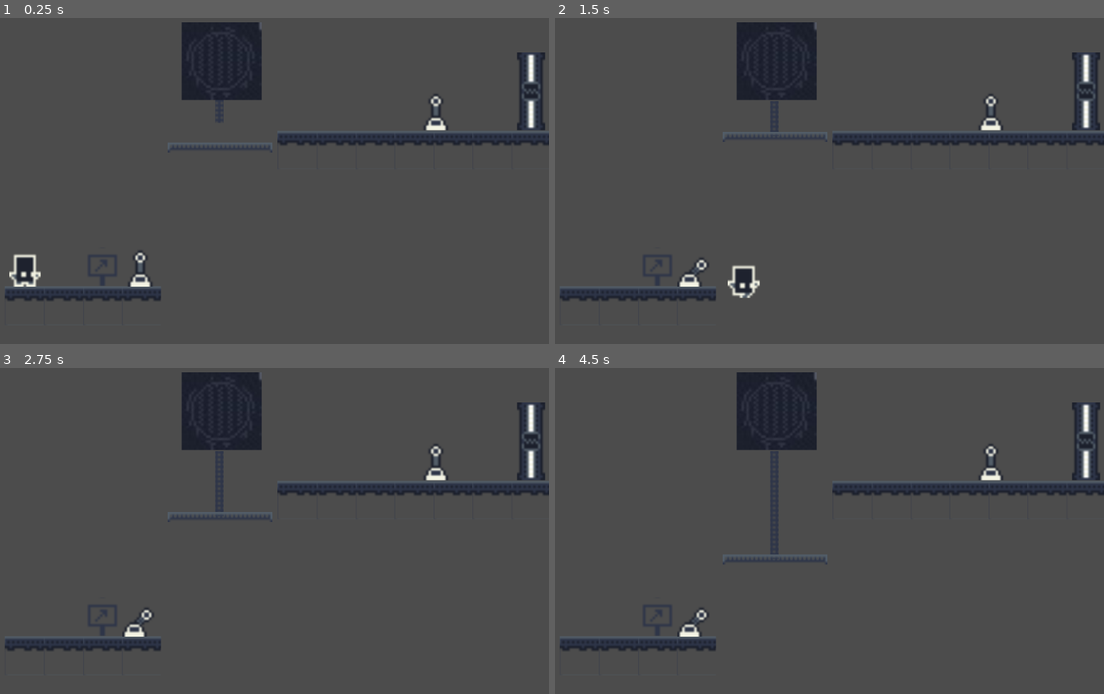
Above: before the commit, frames 1-4 (two rows, left to right).
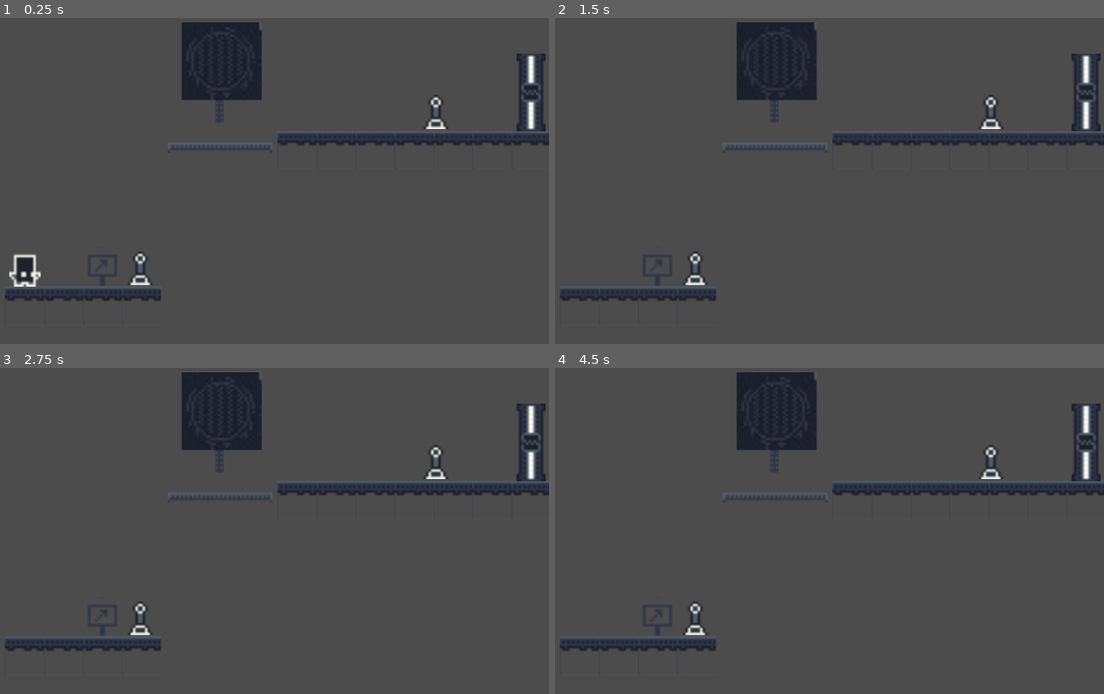
Above: after the commit, the same moments.

Repository: JuanG10/minion3
Game: Godot game, scene res://escenas/niveles/Tutorial_mecanicas_basicas.tscn
Same seed, same stepped clock (60 frames per second), same inputs: the game is played once before the commit and once after it. The project has no main scene, so this scene is started directly.
Inputs:
- Up to frame 1 (0.25 s): no input
- Up to frame 2 (1.5 s): tap Enter at 0.5 s; hold Right (ui_right) from 0.53 s (still down); tap V (abrir_puerta) at 0.6 s; tap Up (ui_up) at 0.77, 1.07 s; tap X (bajar_cadena) at 0.8, 1.35 s
- Up to frame 3 (2.75 s): tap Up (ui_up) at 1.52, 1.82 s; tap Z (subir_cadena) at 1.55, 2.1 s; release Right (ui_right) at 2.03 s; hold Left (ui_left) from 2.03 s (still down); hold Up (ui_up) from 2.03 s (still down)
- Up to frame 4 (4.5 s): release Left (ui_left) at 2.78 s; release Up (ui_up) at 2.78 s; hold Right (ui_right) 2.78-4.28 s; tap Up (ui_up) at 2.85, 3.02, 3.32, 3.77, 4.07 s; tap V (abrir_puerta) at 3.05, 3.6 s; tap X (bajar_cadena) at 3.8, 4.35 s; hold Left (ui_left) from 4.28 s (still down)

The runs differ from the first frame. In frame 1, 0.3% of the frame differs, in the area x 23-100%, y 10-83%; in frame 2, 1.2%, in the area x 22-100%, y 10-86%; in frame 3, 0.8%; in frame 4, 1.0%.

Commit message:
mergeConRamaAle

Diff:
--- a/escenas/niveles/Tutorial clones.tscn
+++ b/escenas/niveles/Tutorial clones.tscn
@@ -353,11 +353,11 @@
 position = Vector2( 57.1949, 28.9727 )
 
 [node name="Robot" parent="." instance=ExtResource( 3 )]
-position = Vector2( 66.711, -69.8258 )
+position = Vector2( 65.8701, -69.4053 )
 id = 1
 
 [node name="Robot2" parent="." instance=ExtResource( 3 )]
-position = Vector2( 172.715, 25.3701 )
+position = Vector2( 177.179, 26.1832 )
 id = 1
 
 [node name="Robot3" parent="." instance=ExtResource( 3 )]
--- a/escenas/niveles/Tutorial_mecanicas_basicas.tscn
+++ b/escenas/niveles/Tutorial_mecanicas_basicas.tscn
@@ -351,6 +351,7 @@
 
 [node name="Palanca" parent="." instance=ExtResource( 6 )]
 position = Vector2( 56.1212, -7.72186 )
+acciono = "Cadena"
 
 [node name="CadenaYGancho" parent="." instance=ExtResource( 3 )]
 position = Vector2( 90, -63 )
@@ -360,3 +361,4 @@
 
 [node name="Sprite" parent="." instance=ExtResource( 6 )]
 position = Vector2( 177.57, -72.1077 )
+acciono = "Puerta"
--- a/escenas/niveles/Tutorial placas de presion.tscn
+++ b/escenas/niveles/Tutorial_placa_de_salto_y_puentes.tscn
@@ -1,6 +1,12 @@
-[gd_scene load_steps=11 format=2]
+[gd_scene load_steps=17 format=2]
 
 [ext_resource path="res://sprites/nuestrosSprites.png" type="Texture" id=1]
+[ext_resource path="res://escenas/objetos/Plataforma_de_salto.tscn" type="PackedScene" id=2]
+[ext_resource path="res://escenas/objetos/Jugador.tscn" type="PackedScene" id=3]
+[ext_resource path="res://escenas/objetos/Rejilla.tscn" type="PackedScene" id=4]
+[ext_resource path="res://escenas/objetos/Palanca.tscn" type="PackedScene" id=5]
+[ext_resource path="res://escenas/objetos/Puerta.tscn" type="PackedScene" id=6]
+[ext_resource path="res://escenas/objetos/Suelo.tscn" type="PackedScene" id=7]
 
 [sub_resource type="ConvexPolygonShape2D" id=1]
 points = PoolVector2Array( 0, 0, 16, 0, 16, 4.51554, 0, 4.51554 )
@@ -335,7 +341,60 @@
 tile_set = SubResource( 9 )
 cell_size = Vector2( 16, 16 )
 format = 1
-tile_data = PoolIntArray( -589818, 18, 0, -524282, 18, 0, -524273, 11, 0, -458746, 18, 0, -393210, 9, 0, -393209, 1, 2, -393208, 1, 2, -393207, 1, 2, -393206, 1, 2, -393205, 1, 2, -393204, 1, 2, -393203, 1, 2, -393202, 1, 2, -393201, 1, 2, -131065, 12, 0, -65536, 15, 0, -65532, 14, 0, -65525, 17, 0, -65521, 7, 0, 0, 1, 2, 1, 1, 2, 2, 1, 2, 3, 1, 2, 4, 1, 2, 5, 1, 2, 6, 1, 2, 7, 1, 2, 8, 1, 2, 9, 1, 2, 10, 1, 2, 11, 1, 2, 12, 1, 2, 13, 1, 2, 14, 1, 2, 15, 1, 2 )
+tile_data = PoolIntArray( -262134, 1, 2, -262133, 1, 2, -262132, 1, 2, -65535, 2, 131072, 0, 1, 2, 1, 1, 2, 2, 1, 2, 3, 1, 2, 4, 1, 2, 6, 1, 2, 7, 1, 2, 8, 1, 2, 9, 1, 2, 10, 1, 2, 11, 1, 2, 12, 1, 2 )
 __meta__ = {
 "_editor_description_": ""
 }
+
+[node name="Jugador" parent="." instance=ExtResource( 3 )]
+position = Vector2( 69.6515, -72.0295 )
+
+[node name="Plataforma_de_salto" parent="." instance=ExtResource( 2 )]
+position = Vector2( 88.2254, 6.7317 )
+
+[node name="Camera2D" type="Camera2D" parent="."]
+position = Vector2( 103.939, -46.2755 )
+current = true
+zoom = Vector2( 0.2, 0.23 )
+
+[node name="Rejilla" parent="." instance=ExtResource( 4 )]
+position = Vector2( 151.74, -57.2016 )
+
+[node name="Rejilla2" parent="." instance=ExtResource( 4 )]
+position = Vector2( 103.139, -57.513 )
+
+[node name="Rejilla3" parent="." instance=ExtResource( 4 )]
+position = Vector2( 119.234, -57.3444 )
+
+[node name="Rejilla4" parent="." instance=ExtResource( 4 )]
+position = Vector2( 135.563, -57.2434 )
+
+[node name="Palanca" parent="." instance=ExtResource( 5 )]
+position = Vector2( 69.5247, -7.0526 )
+acciono = "Plataforma_de_salto"
+
+[node name="Palanca2" parent="." instance=ExtResource( 5 )]
+position = Vector2( 200.414, -9.26086 )
+acciono = "Rejilla"
+
+[node name="Palanca3" parent="." instance=ExtResource( 5 )]
+position = Vector2( 25.3254, -71.8253 )
+acciono = "Puerta"
+
+[node name="Puerta" parent="." instance=ExtResource( 6 )]
+position = Vector2( 198.559, -79.2423 )
+
+[node name="Suelo" parent="." instance=ExtResource( 7 )]
+position = Vector2( -19.8321, -53.7082 )
+
+[node name="Suelo5" parent="." instance=ExtResource( 7 )]
+position = Vector2( 1.23692, -53.4751 )
+
+[node name="Suelo2" parent="." instance=ExtResource( 7 )]
+position = Vector2( -40.697, -53.7145 )
+
+[node name="Suelo3" parent="." instance=ExtResource( 7 )]
+position = Vector2( -61.0479, -53.7396 )
+
+[node name="Suelo4" parent="." instance=ExtResource( 7 )]
+position = Vector2( -81.3579, -53.806 )
--- a/escenas/niveles/Tutorial placa de salto y puentes.tscn
+++ b/escenas/niveles/Tutorial_placas_de_presion.tscn
@@ -1,6 +1,13 @@
-[gd_scene load_steps=11 format=2]
+[gd_scene load_steps=18 format=2]
 
 [ext_resource path="res://sprites/nuestrosSprites.png" type="Texture" id=1]
+[ext_resource path="res://escenas/objetos/Placa_de_presion.tscn" type="PackedScene" id=2]
+[ext_resource path="res://escenas/objetos/Jugador.tscn" type="PackedScene" id=3]
+[ext_resource path="res://escenas/objetos/Palanca.tscn" type="PackedScene" id=4]
+[ext_resource path="res://escenas/objetos/CadenaYGancho.tscn" type="PackedScene" id=5]
+[ext_resource path="res://escenas/objetos/Puerta.tscn" type="PackedScene" id=6]
+[ext_resource path="res://escenas/objetos/Robot_station.tscn" type="PackedScene" id=7]
+[ext_resource path="res://escenas/objetos/Robot.tscn" type="PackedScene" id=8]
 
 [sub_resource type="ConvexPolygonShape2D" id=1]
 points = PoolVector2Array( 0, 0, 16, 0, 16, 4.51554, 0, 4.51554 )
@@ -335,7 +342,36 @@
 tile_set = SubResource( 9 )
 cell_size = Vector2( 16, 16 )
 format = 1
-tile_data = PoolIntArray( -393203, 11, 0, -327669, 7, 0, -262144, 1, 2, -262143, 1, 2, -262142, 1, 2, -262141, 1, 2, -262140, 1, 2, -262139, 1, 2, -262138, 1, 2, -262137, 16, 0, -262136, 16, 0, -262135, 16, 0, -262134, 16, 0, -262133, 1, 2, -262132, 1, 2, -262131, 1, 2, -65536, 15, 0, -65535, 2, 131072, -65531, 7, 0, -65523, 7, 0, 0, 1, 2, 1, 1, 2, 2, 1, 2, 3, 1, 2, 4, 1, 2, 5, 1, 2, 6, 0, 0, 7, 1, 2, 8, 1, 2, 9, 1, 2, 10, 1, 2, 11, 1, 2, 12, 1, 2, 13, 1, 2 )
+tile_data = PoolIntArray( -393209, 1, 2, -393208, 1, 2, -393207, 1, 2, -393206, 1, 2, -393205, 1, 2, -393204, 1, 2, -393203, 1, 2, -393202, 1, 2, -393201, 1, 2, 0, 1, 2, 1, 1, 2, 2, 1, 2, 3, 1, 2, 4, 1, 2, 5, 1, 2, 6, 1, 2, 7, 1, 2, 8, 1, 2, 9, 1, 2, 10, 1, 2, 11, 1, 2, 12, 1, 2, 13, 1, 2, 14, 1, 2, 15, 1, 2 )
 __meta__ = {
 "_editor_description_": ""
 }
+
+[node name="Jugador" parent="." instance=ExtResource( 3 )]
+position = Vector2( 213.365, -11.6477 )
+
+[node name="Placa_de_presion" parent="." instance=ExtResource( 2 )]
+position = Vector2( 174.73, -1.94247 )
+accionar = "Cadena"
+
+[node name="Camera2D" type="Camera2D" parent="."]
+position = Vector2( 174.63, -83.2353 )
+current = true
+zoom = Vector2( 0.4, 0.4 )
+
+[node name="Puerta" parent="." instance=ExtResource( 6 )]
+position = Vector2( 249.278, -110.422 )
+
+[node name="CadenaYGancho" parent="." instance=ExtResource( 5 )]
+position = Vector2( 91.887, -89.6158 )
+
+[node name="Palanca" parent="." instance=ExtResource( 4 )]
+position = Vector2( 250.273, -7.36509 )
+acciono = "Puerta"
+
+[node name="Robot" parent="." instance=ExtResource( 8 )]
+position = Vector2( 27.7043, -8.47783 )
+id = 1
+
+[node name="Robot_station" parent="." instance=ExtResource( 7 )]
+position = Vector2( 141.038, -18.8995 )
--- a/escenas/objetos/CadenaYGancho.tscn
+++ b/escenas/objetos/CadenaYGancho.tscn
@@ -1,16 +1,20 @@
-[gd_scene load_steps=7 format=2]
+[gd_scene load_steps=8 format=2]
 
 [ext_resource path="res://escenas/objetos/Cadena.tscn" type="PackedScene" id=1]
 [ext_resource path="res://escenas/objetos/Gancho.tscn" type="PackedScene" id=2]
 [ext_resource path="res://sprites/plataforma_gancho.png" type="Texture" id=3]
 [ext_resource path="res://sprites/Caja.jpg" type="Texture" id=4]
 [ext_resource path="res://scripts/Gancho.gd" type="Script" id=5]
+[ext_resource path="res://scripts/CadenaYGancho.gd" type="Script" id=6]
 
 [sub_resource type="RectangleShape2D" id=1]
 extents = Vector2( 20.9434, 1.76563 )
 
-[node name="CadenaYGancho" type="Node2D"]
+[node name="CadenaYGancho" type="Node2D" groups=[
+"Cadena",
+]]
 position = Vector2( 61.1165, -105.79 )
+script = ExtResource( 6 )
 __meta__ = {
 "_edit_group_": true
 }
--- a/escenas/objetos/Palanca.tscn
+++ b/escenas/objetos/Palanca.tscn
@@ -1,26 +1,41 @@
-[gd_scene load_steps=4 format=2]
+[gd_scene load_steps=9 format=2]
 
-[ext_resource path="res://sprites/Palanca.png" type="Texture" id=1]
+[ext_resource path="res://sprites/palanca/palanca4.png" type="Texture" id=1]
 [ext_resource path="res://scripts/Palanca.gd" type="Script" id=2]
+[ext_resource path="res://sprites/palanca/palanca5.png" type="Texture" id=3]
+[ext_resource path="res://sprites/palanca/palanca2.png" type="Texture" id=4]
+[ext_resource path="res://sprites/palanca/palanca3.png" type="Texture" id=5]
+[ext_resource path="res://sprites/palanca/palanca1.png" type="Texture" id=6]
 
+[sub_resource type="SpriteFrames" id=1]
+animations = [ {
+"frames": [ ExtResource( 6 ), ExtResource( 4 ), ExtResource( 5 ), ExtResource( 1 ), ExtResource( 3 ) ],
+"loop": true,
+"name": "default",
+"speed": 5.0
+} ]
 
-[sub_resource type="CapsuleShape2D" id=1]
+[sub_resource type="CapsuleShape2D" id=2]
 radius = 7.91365
 height = 0.0
 
-[node name="Sprite" type="Sprite"]
+[node name="Palanca" type="Sprite"]
 position = Vector2( 40.612, 95.8739 )
-texture = ExtResource( 1 )
 hframes = 5
 frame = 2
 region_enabled = true
 region_rect = Rect2( 0, 0, 74, 16 )
 script = ExtResource( 2 )
 
+[node name="AnimatedSprite" type="AnimatedSprite" parent="."]
+position = Vector2( -0.530331, 0.353546 )
+frames = SubResource( 1 )
+speed_scale = 2.0
+
 [node name="Area2D" type="Area2D" parent="."]
 
 [node name="CollisionShape2D" type="CollisionShape2D" parent="Area2D"]
-position = Vector2( -0.749153, 1.31101 )
-shape = SubResource( 1 )
+position = Vector2( 1.21515, 1.03039 )
+shape = SubResource( 2 )
 [connection signal="body_entered" from="Area2D" to="." method="_on_Area2D_body_entered"]
 [connection signal="body_exited" from="Area2D" to="." method="_on_Area2D_body_exited"]
--- /dev/null
+++ b/escenas/objetos/Placa_de_presion.tscn
@@ -0,0 +1,20 @@
+[gd_scene load_steps=4 format=2]
+
+[ext_resource path="res://sprites/Placa de presion/Placa de presion.png" type="Texture" id=1]
+[ext_resource path="res://scripts/Placa_de_presion.gd" type="Script" id=2]
+
+[sub_resource type="RectangleShape2D" id=1]
+extents = Vector2( 7.99687, 2.19936 )
+
+[node name="Palanca_de_presion" type="Sprite"]
+position = Vector2( 29.5815, 27.6491 )
+texture = ExtResource( 1 )
+hframes = 2
+script = ExtResource( 2 )
+
+[node name="Area2D" type="Area2D" parent="."]
+
+[node name="CollisionShape2D" type="CollisionShape2D" parent="Area2D"]
+shape = SubResource( 1 )
+[connection signal="body_entered" from="Area2D" to="." method="_on_Area2D_body_entered"]
+[connection signal="body_exited" from="Area2D" to="." method="_on_Area2D_body_exited"]
--- /dev/null
+++ b/escenas/objetos/Plataforma_de_salto.tscn
@@ -0,0 +1,33 @@
+[gd_scene load_steps=6 format=2]
+
+[ext_resource path="res://scripts/Plataforma_de_salto_sprite.gd" type="Script" id=1]
+[ext_resource path="res://sprites/Plataforma de salto/Plataforma de salto.png" type="Texture" id=2]
+[ext_resource path="res://scripts/Plataforma_de_salto_static.gd" type="Script" id=3]
+
+[sub_resource type="RectangleShape2D" id=1]
+extents = Vector2( 8.07241, 8.43641 )
+
+[sub_resource type="RectangleShape2D" id=2]
+extents = Vector2( 7.98402, 8.17124 )
+
+[node name="Plataforma_de_salto" type="StaticBody2D" groups=[
+"Plataforma_de_salto",
+]]
+script = ExtResource( 3 )
+
+[node name="Sprite" type="Sprite" parent="."]
+texture = ExtResource( 2 )
+hframes = 2
+script = ExtResource( 1 )
+
+[node name="Area2D" type="Area2D" parent="Sprite"]
+
+[node name="CollisionShape2D" type="CollisionShape2D" parent="Sprite/Area2D"]
+position = Vector2( -0.0883904, 1.67938 )
+shape = SubResource( 1 )
+
+[node name="CollisionShape2D" type="CollisionShape2D" parent="."]
+position = Vector2( -0.176777, 1.50261 )
+shape = SubResource( 2 )
+[connection signal="body_entered" from="Sprite/Area2D" to="Sprite" method="_on_Area2D_body_entered"]
+[connection signal="body_exited" from="Sprite/Area2D" to="Sprite" method="_on_Area2D_body_exited"]
--- a/escenas/objetos/Puerta.tscn
+++ b/escenas/objetos/Puerta.tscn
@@ -1,26 +1,31 @@
-[gd_scene load_steps=7 format=2]
+[gd_scene load_steps=8 format=2]
 
 [ext_resource path="res://sprites/Puerta/Puerta1.png" type="Texture" id=1]
-[ext_resource path="res://scripts/Puerta.gd" type="Script" id=2]
+[ext_resource path="res://scripts/Puerta_2.gd" type="Script" id=2]
 [ext_resource path="res://sprites/Puerta/Puerta2.png" type="Texture" id=3]
 [ext_resource path="res://sprites/Puerta/Puerta3.png" type="Texture" id=4]
 [ext_resource path="res://sprites/Puerta/Puerta4.png" type="Texture" id=5]
 
 
-[sub_resource type="SpriteFrames" id=1]
+[sub_resource type="RectangleShape2D" id=1]
+extents = Vector2( 6.3132, 16.0446 )
+
+[sub_resource type="SpriteFrames" id=2]
 animations = [ {
 "frames": [ ExtResource( 1 ), ExtResource( 3 ), ExtResource( 4 ), ExtResource( 5 ) ],
-"loop": false,
-"name": "default",
+"loop": true,
+"name": "New Anim",
 "speed": 5.0
 } ]
 
-[node name="Puerta" type="Sprite"]
-position = Vector2( -12.6463, 20.5405 )
-scale = Vector2( 0.964685, 1 )
-hframes = 4
+[node name="Puerta" type="StaticBody2D" groups=[
+"Puerta",
+]]
 script = ExtResource( 2 )
 
+[node name="CollisionShape2D" type="CollisionShape2D" parent="."]
+shape = SubResource( 1 )
+
 [node name="AnimatedSprite" type="AnimatedSprite" parent="."]
-position = Vector2( 3.8147e-06, -0.529728 )
-frames = SubResource( 1 )
+frames = SubResource( 2 )
+animation = "New Anim"
--- /dev/null
+++ b/escenas/objetos/Rejilla.tscn
@@ -0,0 +1,30 @@
+[gd_scene load_steps=8 format=2]
+
+[ext_resource path="res://sprites/Rejillas/Rejilla 1.png" type="Texture" id=1]
+[ext_resource path="res://sprites/Rejillas/Rejilla 2.png" type="Texture" id=2]
+[ext_resource path="res://sprites/Rejillas/Rejilla 3.png" type="Texture" id=3]
+[ext_resource path="res://sprites/Rejillas/Rejilla 4.png" type="Texture" id=4]
+[ext_resource path="res://scripts/Rejilla.gd" type="Script" id=5]
+
+[sub_resource type="SpriteFrames" id=1]
+animations = [ {
+"frames": [ ExtResource( 1 ), ExtResource( 2 ), ExtResource( 3 ), ExtResource( 4 ) ],
+"loop": true,
+"name": "default",
+"speed": 5.0
+} ]
+
+[sub_resource type="RectangleShape2D" id=2]
+extents = Vector2( 8.05067, 7.01416 )
+
+[node name="Rejilla" type="StaticBody2D" groups=[
+"Rejilla",
+]]
+script = ExtResource( 5 )
+
+[node name="AnimatedSprite" type="AnimatedSprite" parent="."]
+frames = SubResource( 1 )
+
+[node name="CollisionShape2D" type="CollisionShape2D" parent="."]
+shape = SubResource( 2 )
+disabled = true
--- /dev/null
+++ b/escenas/objetos/Suelo.tscn
@@ -0,0 +1,17 @@
+[gd_scene load_steps=3 format=2]
+
+[ext_resource path="res://sprites/Suelo/Suelo.png" type="Texture" id=1]
+
+[sub_resource type="RectangleShape2D" id=1]
+extents = Vector2( 10.6312, 2.26107 )
+
+[node name="StaticBody2D" type="StaticBody2D"]
+
+[node name="Sprite" type="Sprite" parent="."]
+position = Vector2( 83.6976, -8.21084 )
+texture = ExtResource( 1 )
+
+[node name="CollisionShape2D" type="CollisionShape2D" parent="."]
+position = Vector2( 83.3805, -8.91795 )
+shape = SubResource( 1 )
+one_way_collision = true
--- a/project.godot
+++ b/project.godot
@@ -34,6 +34,11 @@
 "events": [ Object(InputEventKey,"resource_local_to_scene":false,"resource_name":"","device":0,"alt":false,"shift":false,"control":false,"meta":false,"command":false,"pressed":false,"scancode":86,"unicode":0,"echo":false,"script":null)
  ]
 }
+Accionar_palanca={
+"deadzone": 0.5,
+"events": [ Object(InputEventKey,"resource_local_to_scene":false,"resource_name":"","device":0,"alt":false,"shift":false,"control":false,"meta":false,"command":false,"pressed":false,"scancode":88,"unicode":0,"echo":false,"script":null)
+ ]
+}
 
 [rendering]
 
--- a/scripts/Cadena.gd
+++ b/scripts/Cadena.gd
@@ -2,40 +2,39 @@
 
 var velocidad = 800
 
-var esta_bajando  = false
-var esta_subiendo = false
-
 var aceleracion = 0
-
-var bajar_cadena = 389
-
-var subir_cadena = 389
 
 onready var jugador = get_parent().get_parent().get_node("Jugador")
 
+var activado     = false
+
+var limite_bajada = 400
+
+var limite_subida = 0
+
+
 func _physics_process(delta):
 	aceleracion = velocidad * delta
-	if bajar_cadena > 0 && esta_bajando:
-		subirBajar()
-		velocidad += 10
-		bajar_cadena -= 1
-	if subir_cadena > 0 && esta_subiendo:
-		subirBajar()
-		velocidad -= 10
-		bajar_cadena += 1
-		subir_cadena -= 1
+	if activado && limite_bajada > 0:
+		movimiento_cadena(10)
+		limite_bajada -= 1
+		limite_subida += 1
+	elif !activado && limite_subida > 0:
+		movimiento_cadena(-10)
+		limite_subida -=1
+		limite_bajada +=1
+
+
+func movimiento_cadena(n):
+	region_rect = Rect2(0,0,region_rect.size.x, aceleracion)
+	set_offset(Vector2(get_offset().x,aceleracion / 2))
+	velocidad += n
+
+
+
 
 func activar():
-	region_rect = Rect2(0,0,region_rect.size.x, aceleracion)
-	set_offset(Vector2(get_offset().x,aceleracion / 2))
-func subirBajar():
-	region_rect = Rect2(0,0,region_rect.size.x, aceleracion)
-	set_offset(Vector2(get_offset().x,aceleracion / 2))
+	activado    = true
 
-func bajar_Cadena():
-	esta_bajando = true
-	esta_subiendo = false
-
-func subir_Cadena():
-	esta_subiendo = true
-	esta_bajando = false
+func  desactivar():
+	activado    = false
--- /dev/null
+++ b/scripts/CadenaYGancho.gd
@@ -0,0 +1,13 @@
+extends Node2D
+
+var cadena
+
+func _ready():
+	cadena = get_child(0)
+
+func activar():
+	cadena.activar()
+
+
+func desactivar():
+	cadena.desactivar()
--- a/scripts/Palanca.gd
+++ b/scripts/Palanca.gd
@@ -1,30 +1,33 @@
-extends Sprite
+extends "res://scripts/gamehadler.gd"
 
-var bajo_cadena = false
-signal accionar
-var puedo_bajar_cadena = false
-var puede_subir_cadena = false
-var puede_abrir_puerta = false
+
+var puedo_accionar = false
+
+
+var puedo_desactivar = false
+
+func _ready():
+	escenas_a_accionar = get_tree().get_nodes_in_group(acciono)
 
 func _physics_process(delta):
-	if Input.is_action_just_pressed("bajar_cadena") && puedo_bajar_cadena:
-		frame = 0
-		get_parent().get_node("CadenaYGancho").get_child(0).bajar_Cadena()
-	elif Input.is_action_just_pressed("subir_cadena") && puede_subir_cadena:
-		frame = 4
-		get_parent().get_node("CadenaYGancho").get_child(0).subir_Cadena()
-	elif Input.is_action_just_pressed("abrir_puerta") && puede_abrir_puerta:
-		get_parent().get_node("Puerta").puerta_abierta()
-		frame = 0
+	if puedo_accionar && !puedo_desactivar && Input.is_action_just_pressed("Accionar_palanca") :
+		$AnimatedSprite.frame = 4
+		activar_plataformas()
+		puedo_desactivar = true
+		stop_animation(2)
+		$AnimatedSprite.frame = 2
+	elif puedo_desactivar && Input.is_action_just_pressed("Accionar_palanca"):
+		$AnimatedSprite.frame = 1
+		desactivar_plataformas()
+		stop_animation(0)
+		puedo_desactivar = false
+
 
 
 func _on_Area2D_body_entered(body):
 	if(body.get_name() == "Jugador"):
-		puedo_bajar_cadena = true
-		puede_subir_cadena = true
-		puede_abrir_puerta = true
+		puedo_accionar = true
 
 func _on_Area2D_body_exited(body):
-	 puedo_bajar_cadena = false
-	 puede_subir_cadena = false
-	 puede_abrir_puerta = false
+	 puedo_accionar = false
+	 puedo_desactivar = false
--- /dev/null
+++ b/scripts/Placa_de_presion.gd
@@ -0,0 +1,29 @@
+extends Sprite
+
+var puede_accionar = false
+
+export (String) var accionar
+
+var  escena_actual
+
+func _ready():
+	escena_actual = get_tree().get_nodes_in_group(accionar)[0]
+
+func _physics_process(delta):
+	if puede_accionar:
+		frame = 1
+		escena_actual.activar()
+	else:
+		frame = 0
+		escena_actual.desactivar()
+
+
+func _on_Area2D_body_entered(body):
+	if(body.get_name() == "Jugador"):
+		puede_accionar = true
+
+
+
+func _on_Area2D_body_exited(body):
+	if(body.get_name() == "Jugador"):
+		puede_accionar = false
--- /dev/null
+++ b/scripts/Plataforma_de_salto_sprite.gd
@@ -0,0 +1,22 @@
+extends Sprite
+
+var activado = false
+
+func activar():
+	activado = true
+
+func desactivar():
+	activado = false
+
+func _on_Area2D_body_entered(body):
+	if(body.get_name() == "Jugador"):
+		if activado:
+			print("hola")
+			frame = 1
+			body.impulso()
+
+
+
+func _on_Area2D_body_exited(body):
+	if(body.get_name() == 'Jugador'):
+		frame = 0
--- /dev/null
+++ b/scripts/Plataforma_de_salto_static.gd
@@ -0,0 +1,7 @@
+extends StaticBody2D
+
+func activar():
+	$Sprite.activar()
+
+func desactivar():
+	$Sprite.desactivar()
--- /dev/null
+++ b/scripts/Puerta_2.gd
@@ -0,0 +1,12 @@
+extends "res://scripts/gamehadler.gd"
+
+
+func _physics_process(delta):
+	if activada:
+		$AnimatedSprite.play()
+		$CollisionShape2D.disabled = true
+		stop_animation(3)
+	else:
+		$AnimatedSprite.play("",true)
+		$CollisionShape2D.disabled = false
+		stop_animation(0)
--- /dev/null
+++ b/scripts/Rejilla.gd
@@ -0,0 +1,13 @@
+extends "res://scripts/gamehadler.gd"
+
+
+
+func _physics_process(delta):
+	if activada:
+		$AnimatedSprite.play()
+		$CollisionShape2D.disabled = false
+		stop_animation(3)
+	else:
+		$AnimatedSprite.play("",true)
+		$CollisionShape2D.disabled = true
+		stop_animation(0)
--- /dev/null
+++ b/scripts/gamehadler.gd
@@ -0,0 +1,28 @@
+extends Node
+
+var activada = false
+
+export (String) var acciono
+
+var escenas_a_accionar
+
+func activar():
+	activada = true
+
+func desactivar():
+	activada = false
+
+func activar_plataformas():
+	for escena in escenas_a_accionar:
+		escena.activar()
+
+func desactivar_plataformas():
+	for escena in escenas_a_accionar:
+		escena.desactivar()
+
+
+
+
+func stop_animation(n):
+	if $AnimatedSprite.frame == n:
+		$AnimatedSprite.stop()
--- a/scripts/jugador.gd
+++ b/scripts/jugador.gd
@@ -4,18 +4,21 @@
 
 # Variables internas.
 const SPEED:int = 100
+const vel_salto = 120
 var velocity:Vector2
+var impulso = false
 
 # Obtención de otros Nodos.
 onready var player_spr:AnimatedSprite = $character_col/character_spr
 
 # Para cambio de personajes.
+const ID_JUGADOR = 0
 onready var next_character_id = id + 1
 var control_switch = false
 
 func _ready():
 	add_to_group("characters")
-	if id == 0: # Solo se agrega Jugador.
+	if id == ID_JUGADOR: # Solo se agrega Jugador.
 		add_to_group("controllable_characters")
 		control_switch = true
 		player_spr.play("idle")
@@ -23,37 +26,39 @@
 		player_spr.play("off")
 
 func _physics_process(delta):
+	velocity.x = 0
+	velocity.y += SPEED * delta
 	_get_input()
-	move_and_slide(velocity)
+	move_and_slide(velocity,Vector2(0,-1))
 
 func _get_input()->void: # Obtiene el input para moverse o caer.
-	velocity = Vector2()
-	if !is_on_floor(): velocity.y += 1
 	if control_switch:
 		if Input.is_action_pressed('ui_right'): _move_left()
 		if Input.is_action_pressed('ui_left'): _move_right()
 		if _input_release(): player_spr.play("idle")
-	velocity = velocity.normalized() * SPEED
+
+func impulso()->void:
+	velocity.y = -vel_salto
 
 func _input_release()->bool: # Chequea si se sueltan teclas direccionales.
 	return Input.is_action_just_released("ui_right") or Input.is_action_just_released("ui_left")
 
 func _move_left()->void:
-	velocity.x += 1
+	velocity.x += SPEED
 	player_spr.play("movimiento_horizontal")
 	player_spr.flip_h = false
 
 func _move_right()->void:
-	velocity.x -= 1
+	velocity.x -= SPEED
 	player_spr.play("movimiento_horizontal")
 	player_spr.flip_h = true
 
 func _unhandled_input(event)->void: # Atrapa el input y ve si cambia personajes.
 	if _press_next(event):
-		var characters_group = get_tree().get_nodes_in_group("controllable_characters")
-		if characters_group.size() <= 1: return # Que no ejecute todo si solo esta el jugador.
+		var controllable_group = get_tree().get_nodes_in_group("controllable_characters")
+		if controllable_group.size() <= 1: return # Que no ejecute todo si solo esta el jugador.
 		_state_change()
-		_check_change_control(characters_group)
+		_check_change_control(controllable_group)
 
 func _press_next(event)->bool: # Chequea input y variables de cambio de personaje.
 	return event is InputEventKey && event.is_action_pressed("ui_focus_next") && control_switch
@@ -62,11 +67,16 @@
 	control_switch = false
 	player_spr.play("idle")
 
-func _check_change_control(characters_group:Array)->void: # Revisa a quien darle el control.
-	if next_character_id >= characters_group.size() - 1:
-		get_tree().call_group("controllable_characters","change_control", 0)
+func _check_change_control(controllable_group:Array)->void: # Revisa a quien darle el control.
+	if !_exist_id_in(controllable_group,next_character_id):
+		get_tree().call_group("controllable_characters","change_control", ID_JUGADOR)
 	else:
 		get_tree().call_group("controllable_characters","change_control", next_character_id)
+
+func _exist_id_in(group:Array,next_id:int)->bool: # Busca el id en el grupo.
+	var boolean = false
+	for character in group: boolean = boolean || character.id == next_id
+	return boolean
 
 func change_control(next_id:int)->void: # Si es el siguiente se controla.
 	var new_timer_name = "timer" + name
Binary file added: sprites/Placa de presion/Placa de presion.png
Not shown, added: sprites/Placa de presion/Placa de presion.png.import
Binary file added: sprites/Plataforma de salto/Plataforma de salto.png
Not shown, added: sprites/Plataforma de salto/Plataforma de salto.png.import
Binary file added: sprites/Rejillas/Rejilla 1.png
Not shown, added: sprites/Rejillas/Rejilla 1.png.import
Binary file added: sprites/Rejillas/Rejilla 2.png
Not shown, added: sprites/Rejillas/Rejilla 2.png.import
Binary file added: sprites/Rejillas/Rejilla 3.png
Not shown, added: sprites/Rejillas/Rejilla 3.png.import
Binary file added: sprites/Rejillas/Rejilla 4.png
Not shown, added: sprites/Rejillas/Rejilla 4.png.import
(and 12 more such lines)
